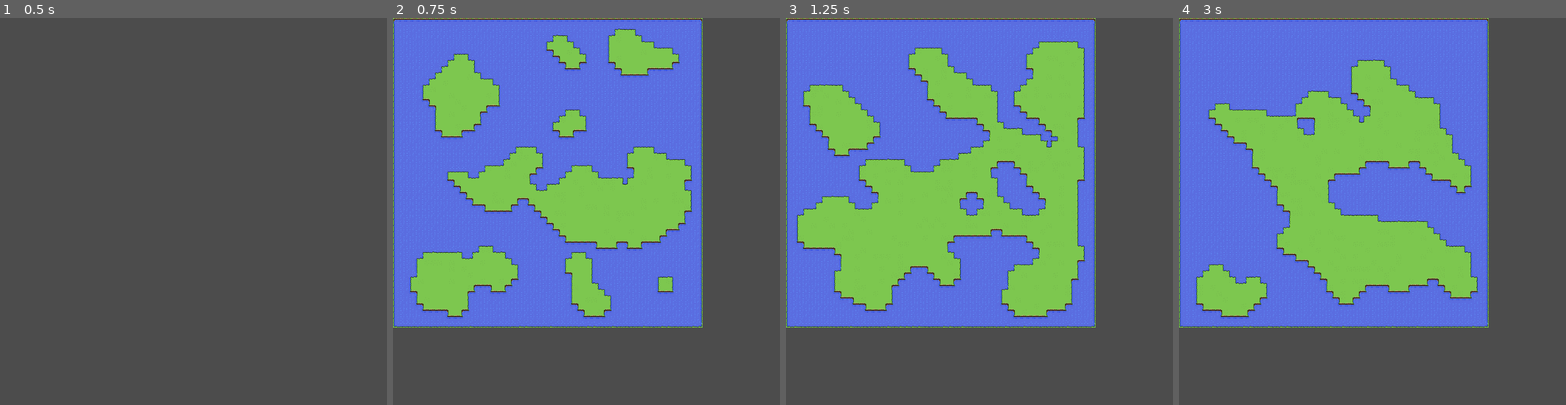
Above: before the commit, frames 1-4 (left to right).
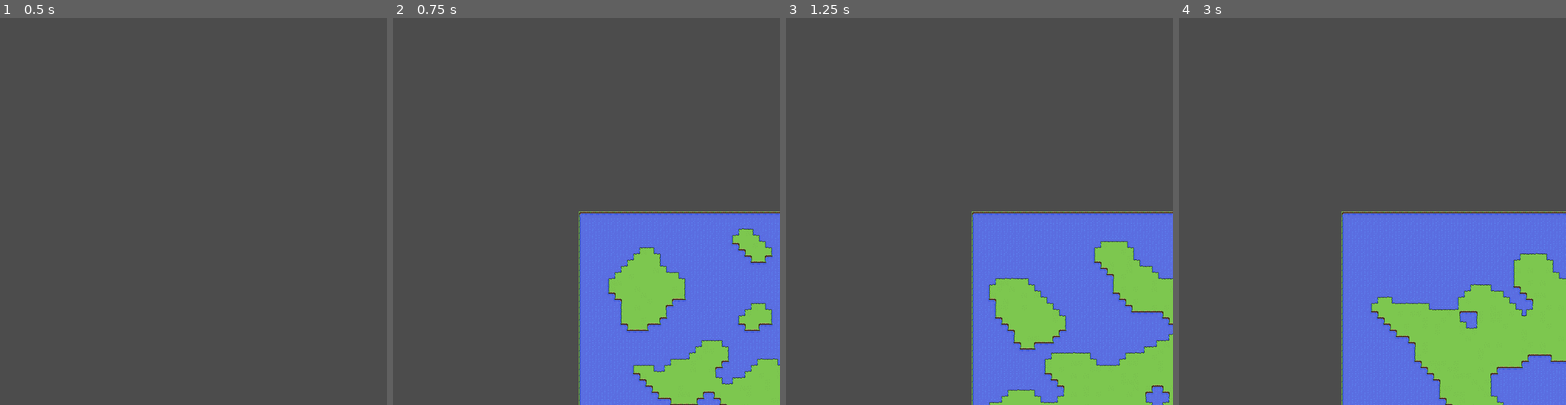
Above: after the commit, the same moments.

Repository: TheWongGuy/royalty
Game: Godot game, scene res://devscene.tscn
Two runs of this game, one before a commit and one after it. Both use one fixed random seed, a clock stepped at 60 frames per second and the inputs below.
Inputs (mouse positions are in pixels of both pictures, inside the frame that each line leads up to):
- Up to frame 1 (0.5 s): no input
- Up to frame 2 (0.75 s): tap Enter at 0.5 s; move the mouse to (671, 192) at 0.52 s; hold D from 0.53 s (still down); tap Space at 0.6 s; click (671, 192) at 0.67 s
- Up to frame 3 (1.25 s): keep holding D; tap Space at 0.77, 1.07 s
- Up to frame 4 (3 s): release D at 1.25 s; drag from (1295, 230) to (1353, 288) at 1.27 s; tap Space at 2, 2.1 s; move the mouse to (1411, 126) at 2.02 s; hold D 2.03-2.75 s; tap Enter at 2.75 s; drag from (1353, 288) to (1256, 153) at 2.77 s

Frame 1 is identical in both runs. In frame 2, 77% of the frame differs, in the area x 0-100%, y 0-100%; in frame 3, 76%; in frame 4, 78%.

Commit message:
Optimize Water Animation

Diff:
--- a/devscene.tscn
+++ b/devscene.tscn
@@ -28,4 +28,5 @@
 format = 1
 
 [node name="Camera2D" type="Camera2D" parent="."]
+current = true
 script = ExtResource( 3 )
--- a/scripts/animate_water.gd
+++ b/scripts/animate_water.gd
@@ -3,20 +3,22 @@
 var timeout = false
 var timer
 var tile_map
+var map
 
 func _ready():
 	tile_map = get_parent()
+	map = tile_map.get_parent()
 	timer = tile_map.get_node("WaterTimer")
 	timer.connect("timeout", self, "_on_timer_timeout")
 
-func _process(delta):
+func _process(_delta):
 	if timeout == true:
-		for cell in tile_map.get_used_cells_by_id(Cell.Type.WATER):
-			var tile = tile_map.get_cell_autotile_coord(cell.x, cell.y)
+		for cell in map.WATER_CELLS:
+			var tile = tile_map.get_cell_autotile_coord(cell.location.x, cell.location.y)
 			if(tile == Vector2(1, 1)):
-				tile_map.set_cell(cell.x, cell.y, Cell.Type.WATER, false, false, false, Vector2(2, 1))
+				tile_map.set_cell(cell.location.x, cell.location.y, Cell.Type.WATER, false, false, false, Vector2(2, 1))
 			elif(tile == Vector2(2, 1)):
-				tile_map.set_cell(cell.x, cell.y, Cell.Type.WATER, false, false, false, Vector2(1, 1))
+				tile_map.set_cell(cell.location.x, cell.location.y, Cell.Type.WATER, false, false, false, Vector2(1, 1))
 		timeout = false
 
 
--- a/scripts/map.gd
+++ b/scripts/map.gd
@@ -11,6 +11,7 @@
 
 const CIVILIZATIONS = []
 const LAND_CELLS = []
+const WATER_CELLS = []
 const CELL_MAP = {}
 
 func get_cell(location : Vector2) -> Cell:
@@ -21,9 +22,11 @@
 	civilization_map = get_node("CivilizationMap")
 
 func generate() -> void:
+	_clean_up()
 	_generate_cell_map()
 	for _i in range(4):
 		_smooth()
+	_refresh_cell_indexes()
 	_draw_map()
 
 func _generate_cell_map() -> void:
@@ -82,6 +85,16 @@
 
 	return land_count
 
+func _refresh_cell_indexes() -> void:
+	LAND_CELLS.clear()
+	WATER_CELLS.clear()
+	for cell in CELL_MAP.values():
+		cell = cell as Cell
+		match cell.type:
+			Cell.Type.WATER:
+				WATER_CELLS.append(cell)
+			Cell.Type.LAND:
+				LAND_CELLS.append(cell)
 #func refresh_land_tiles():
 #	Global.LAND_CELLS.clear()
 #	for x in map_size.x:
@@ -113,6 +126,11 @@
 	for cell in CELL_MAP.values():
 		tile_map.set_cellv(cell.location, cell.type)
 	_update_bitmask()
+	print(len(get_children()))
+
+func _clean_up():
+	for cell in CELL_MAP.values():
+		print(get_child_count())
 
 func _update_bitmask():
 	tile_map.update_bitmask_region(Vector2(0, 0), map_size)
